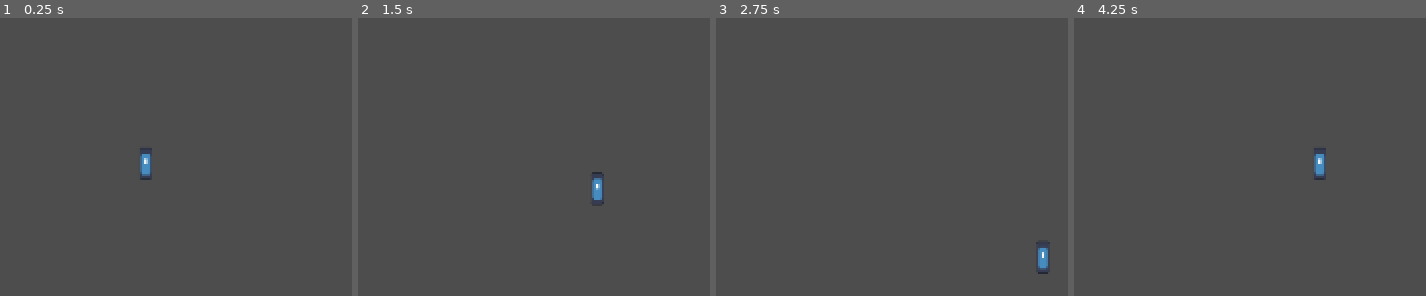
Above: before the commit, frames 1-4 (left to right).
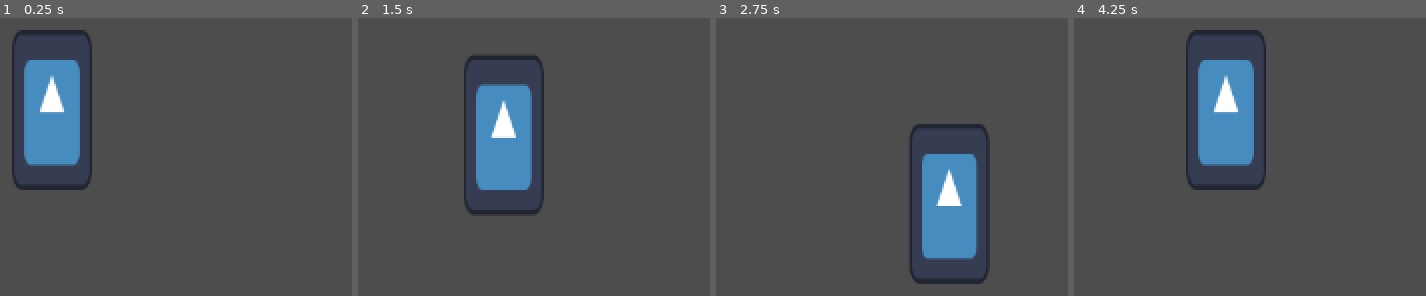
Above: after the commit, the same moments.

Repository: BurntToaster-Pirate15/Project-Prometheus
Game: Godot game, scene res://scenes/game.tscn
The game is run twice, just before and just after one commit, with the same random seed, the same clock (stepped at 60 frames per second) and the same inputs. This scene is started directly instead of the project's main scene. The engine's default icon, where the game draws it, is replaced by a stand-in: a white triangle on a blue panel in a dark square.
Inputs:
- Up to frame 1 (0.25 s): no input
- Up to frame 2 (1.5 s): tap Enter at 0.5 s; hold D (right) 0.53-1.28 s; hold S (down) from 1.28 s (still down)
- Up to frame 3 (2.75 s): release S (down) at 2.03 s; hold D (right) from 2.03 s (still down)
- Up to frame 4 (4.25 s): release D (right) at 2.78 s; hold W (up) 2.78-3.53 s; hold A (left) from 3.53 s (still down)

The runs differ from the first frame. In frame 1, 8.4% of the frame differs, in the area x 3-44%, y 4-62%; in frame 2, 7.8%; in frame 3, 8.1%; in frame 4, 8.4%.

Commit message:
fix: make player more appropriately sized

Diff:
--- a/scenes/player.tscn
+++ b/scenes/player.tscn
@@ -1,18 +1,19 @@
-[gd_scene load_steps=4 format=3 uid="uid://di2vmrgn7cbjf"]
+[gd_scene load_steps=4 format=3 uid="uid://crn4nqhr31vnp"]
 
 [ext_resource type="Script" path="res://scripts/player.gd" id="1_ashhq"]
 [ext_resource type="Texture2D" uid="uid://ni55bqdno2no" path="res://icon.svg" id="1_dijg3"]
 
 [sub_resource type="RectangleShape2D" id="RectangleShape2D_71oxu"]
+size = Vector2(128, 127)
 
 [node name="Player" type="CharacterBody2D"]
-position = Vector2(75, 43)
 script = ExtResource("1_ashhq")
 
 [node name="CollisionShape2D" type="CollisionShape2D" parent="."]
+position = Vector2(0, -0.5)
 scale = Vector2(0.5, 1)
 shape = SubResource("RectangleShape2D_71oxu")
 
 [node name="Sprite2D" type="Sprite2D" parent="."]
-scale = Vector2(0.08, 0.2)
+scale = Vector2(0.5, 1)
 texture = ExtResource("1_dijg3")
